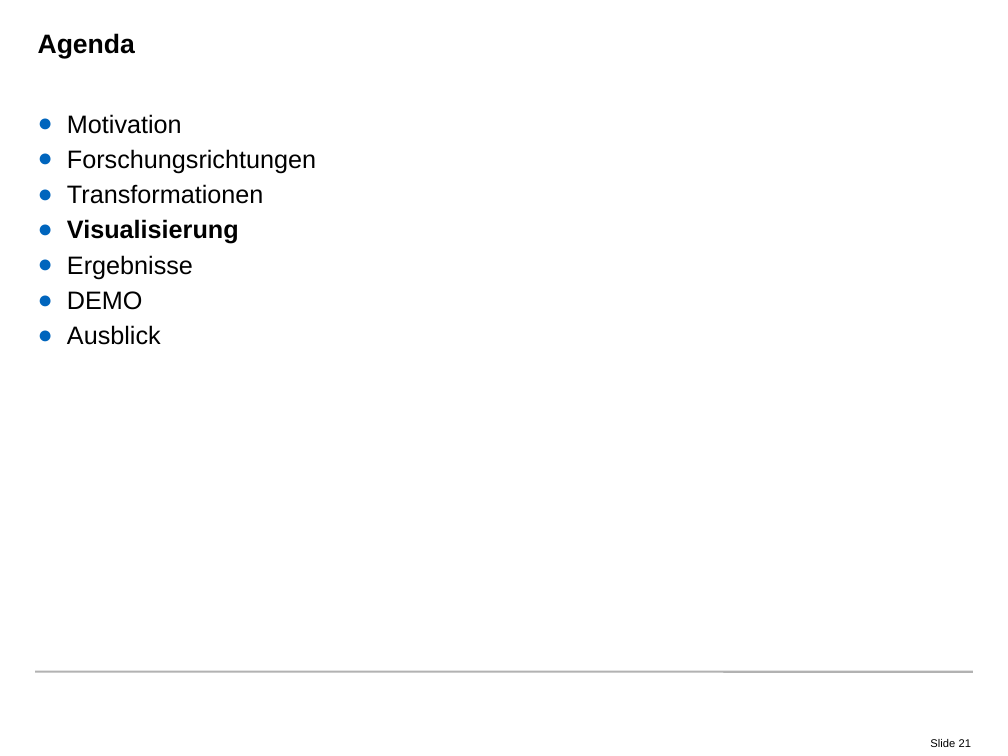
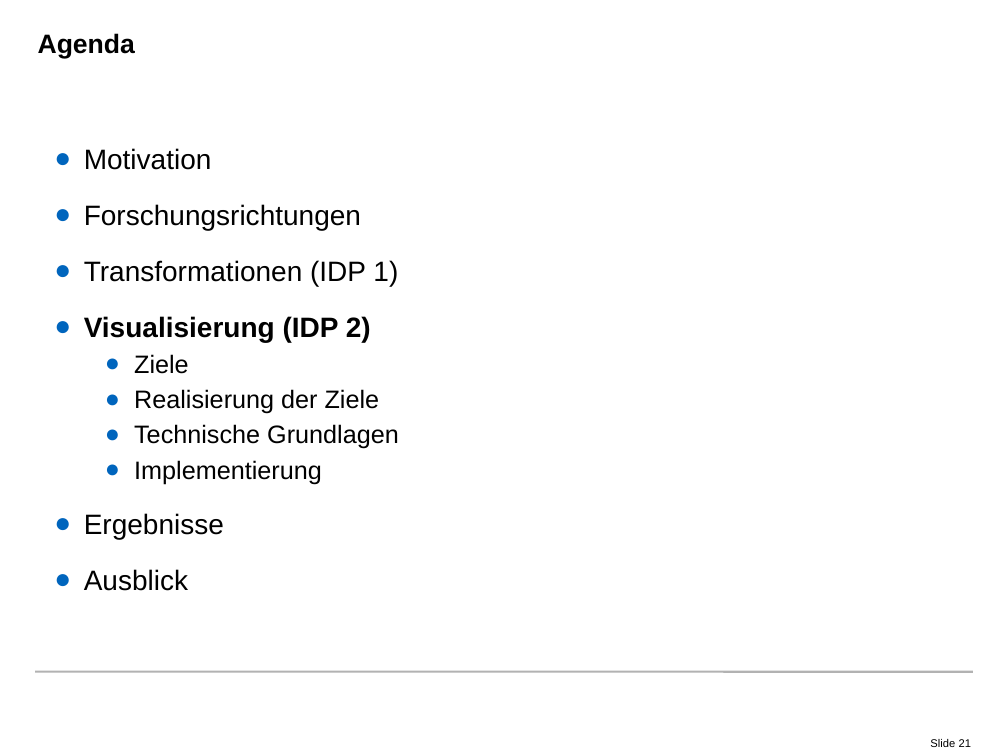
Before and after one commit to radke-tum/idp, a slide deck: slide 21 of pssif/doc/PSSIF.pptx. Drawn at 1008x756 pixels with LibreOffice and Linux fonts; fonts in the diff are those of the drawing; background and template pictures are left out. Boxes give left, top, right and bottom in pixels: in the first picture for what was removed or moved away, otherwise in the second. Text is boxed around its words. In the diff, an @@ line names an element or a change of style, - is before the commit and + after.

```diff
--- a/pssif/doc/PSSIF.pptx
+++ b/pssif/doc/PSSIF.pptx
@@ text "Motivation": place and size @@
-text "Motivation" at (67, 114, 316, 345)
+text "Motivation" at (84, 148, 399, 591)
@@ text at (84, 148, 361, 591): size 18 to 20 pt in "Motivation", "Forschungsrichtungen", "Ergebnisse", "Ausblick"; line spacing 1 to 1.5 @@
@@ text at (84, 260, 399, 484): text changed @@
-● Transformationen
-● Visualisierung
+● Transformationen (IDP 1)
+● Visualisierung (IDP 2)
+  ● Ziele
+  ● Realisierung der Ziele
+  ● Technische Grundlagen
+  ● Implementierung
@@ text at (67, 291, 143, 310): paragraph removed @@
-● DEMO
```
Also in this commit, not shown: 32 other slides changed, 4 slides added, 6 slides removed, 8 other files.
